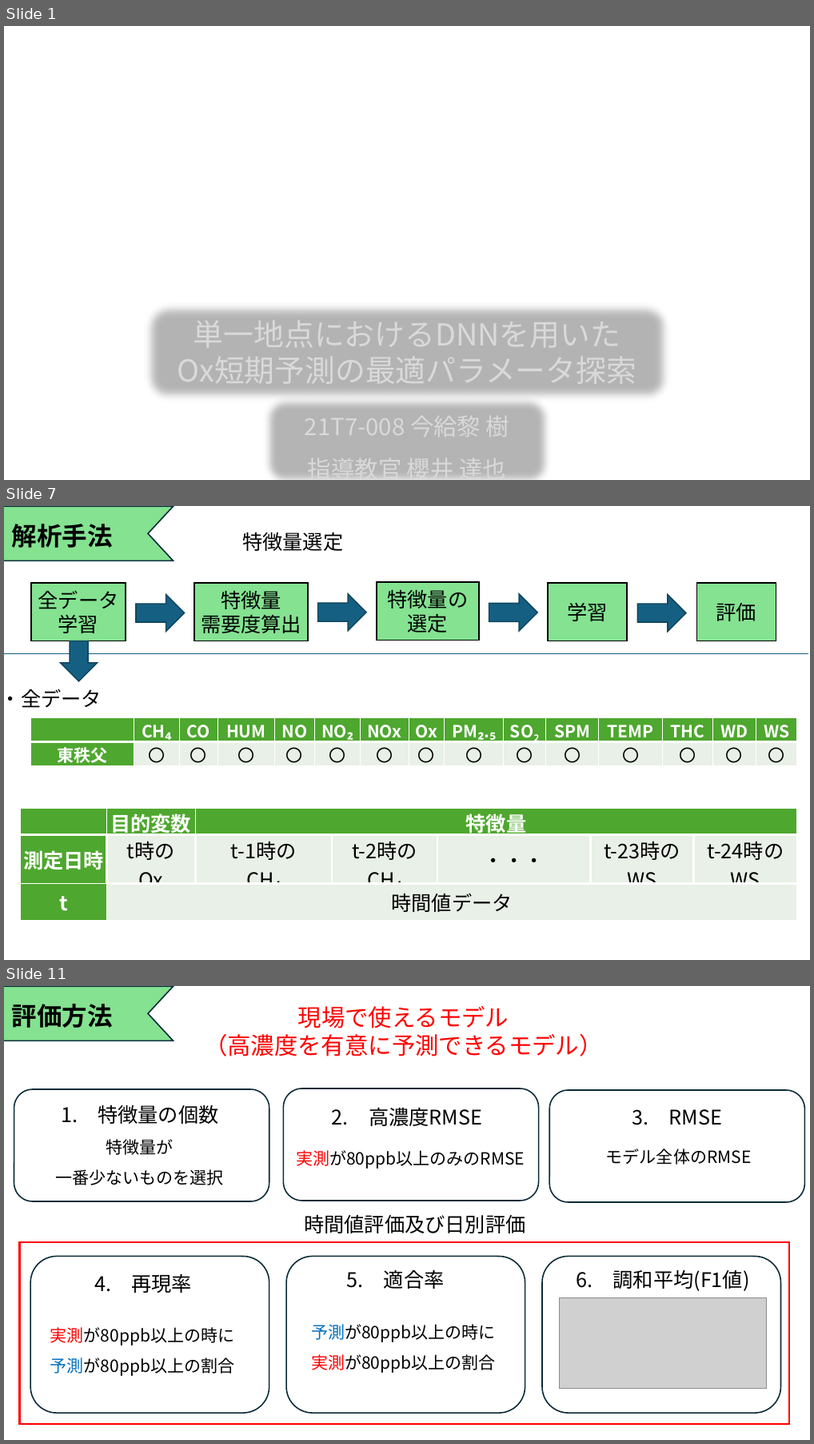
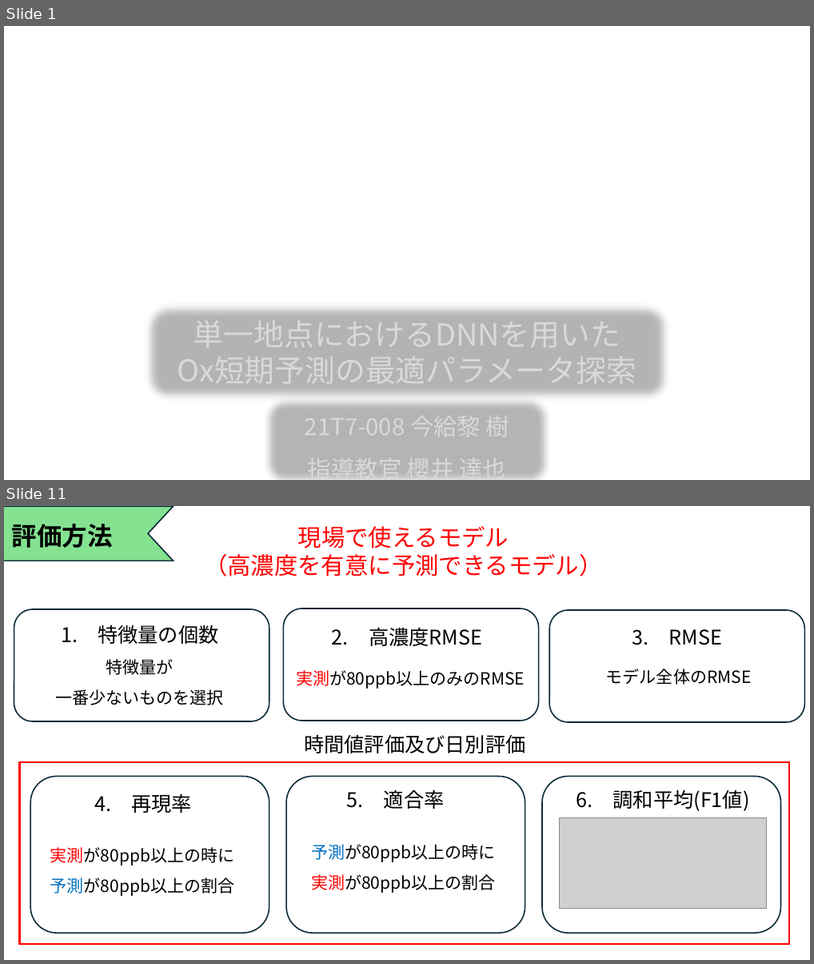
Before and after one commit to Tatsuki0623/lab, a slide deck: out_data/21T7-008.pptx. Shown one above the other, each under a label of ours: slides 1, 7 and 11 before the commit, slides 1 and 11 after it; the slides between them are not shown. The pictures are 814x1444 and 814x964 pixels, drawn with LibreOffice and Linux fonts; fonts in the diff are those of the drawing; grey boxes stand for pictures; background and template pictures are left out. Boxes give left, top, right and bottom in pixels: in the first picture for what was removed or moved away, otherwise in the second. Text is boxed around its words. In the diff, an @@ line names an element or a change of style, - is before the commit and + after.

```diff
--- a/out_data/21T7-008.pptx
+++ b/out_data/21T7-008.pptx
@@ slide 7 removed at [4, 506, 810, 960], background #FFFFFF @@
@@ chevron removed at [4, 507, 174, 561] @@
@@ text removed at [12, 524, 113, 548] @@
-解析手法
@@ text removed at [242, 532, 343, 551] @@
-特徴量選定
@@ rectangle removed at [31, 583, 126, 641] @@
-全データ学習
@@ down arrow removed at [136, 595, 185, 632] @@
@@ rectangle removed at [194, 583, 308, 641] @@
-特徴量
-需要度算出
@@ down arrow removed at [318, 594, 366, 631] @@
@@ rectangle removed at [377, 582, 479, 640] @@
-特徴量の選定
@@ down arrow removed at [490, 594, 538, 631] @@
@@ rectangle removed at [548, 583, 627, 641] @@
-学習
@@ down arrow removed at [638, 595, 686, 632] @@
@@ rectangle removed at [698, 583, 777, 641] @@
-評価
@@ down arrow removed at [60, 641, 97, 681] @@
@@ line removed from (4, 654) to (809, 654) @@
@@ text removed at [4, 688, 102, 708] @@
-・全データ
@@ table removed at [31, 718, 798, 766], 2 rows, 15 columns @@
- | CH₄ | CO | HUM | NO | NO₂ | NOx | Ox | PM₂.₅ | SO2 | SPM | TEMP | THC | WD | WS
-東秩父 | 〇 | 〇 | 〇 | 〇 | 〇 | 〇 | 〇 | 〇 | 〇 | 〇 | 〇 | 〇 | 〇 | 〇
@@ table removed at [21, 808, 798, 920], 3 rows, 7 columns @@
- | 目的変数 | 特徴量 |  |  |  | 
-測定日時 | t時の Ox | t-1時の CH₄ | t-2時の CH₄ | ・・・ | t-23時のWS | t-24時のWS
-t | 時間値データ |  |  |  |  | 
```
Also in this commit, not shown: 10 slides changed, 2 slides added, 6 other slides removed.
